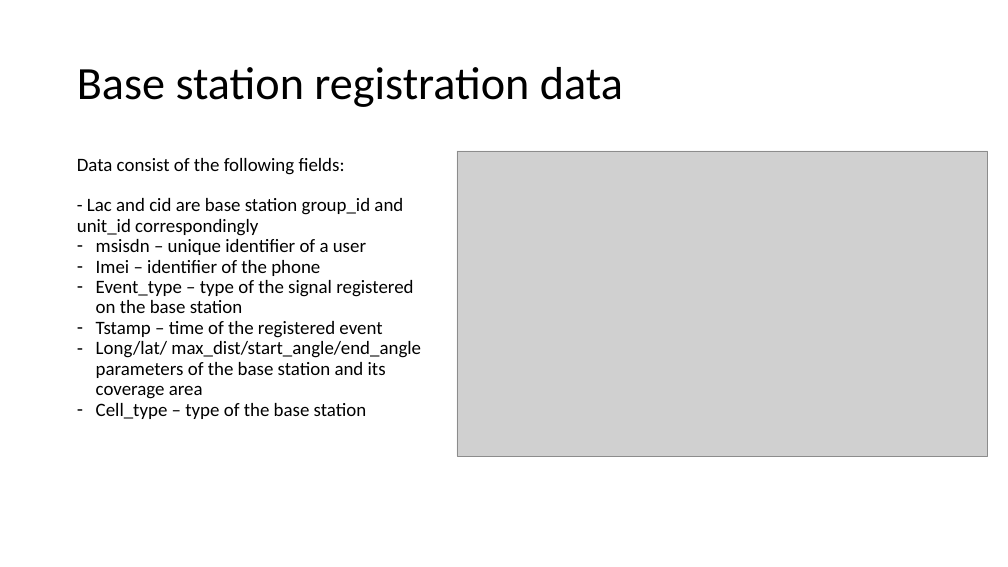
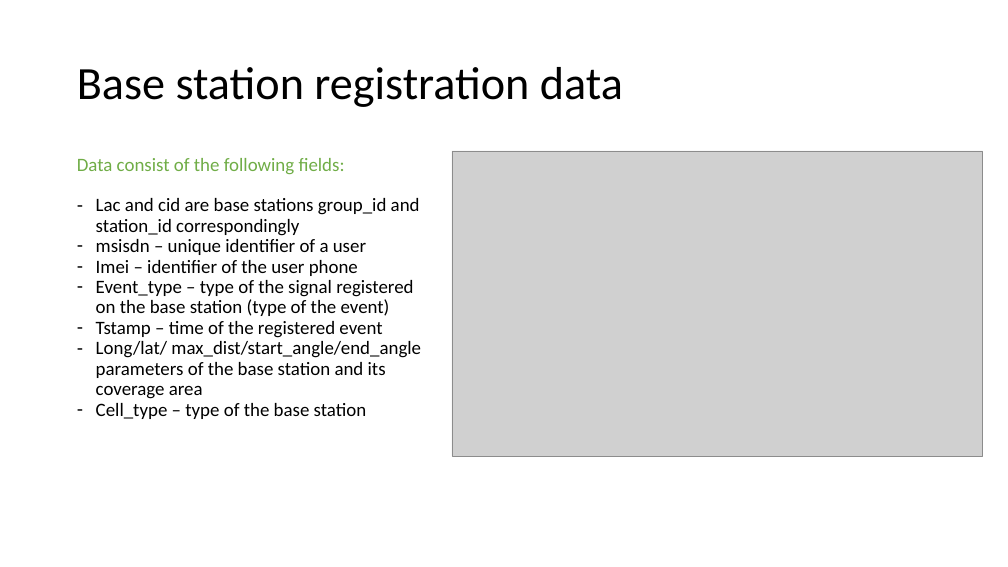
Before and after one commit to Sirorezka/Telecom_project, a slide deck: slide 3 of my_ppt.pptx. Drawn at 1008x567 pixels with LibreOffice and Linux fonts; fonts in the diff are those of the drawing; grey boxes stand for pictures. Boxes give left, top, right and bottom in pixels: in the first picture for what was removed or moved away, otherwise in the second. Text is boxed around its words. In the diff, an @@ line names an element or a change of style, - is before the commit and + after.

```diff
--- a/my_ppt.pptx
+++ b/my_ppt.pptx
@@ text at [77,158,345,175]: text colour #000000 to #70AD47 in "Data consist of the following fields:" @@
@@ picture: place and size @@
-picture at [457,151,988,457]
+picture at [452,151,983,457]
@@ text at [96,198,420,236]: text changed @@
-- Lac and cid are base station group_id and unit_id correspondingly
+– Lac and cid are base stations group_id and station_id correspondingly
@@ text at [96,260,413,316]: text changed @@
-– Imei – identifier of the phone
-– Event_type – type of the signal registered on the base station
+– Imei – identifier of the user phone
+– Event_type – type of the signal registered on the base station (type of the event)
```
Also in this commit, not shown: 9 other slides changed, 2 slides added, 1 slide removed, 10 other files.
